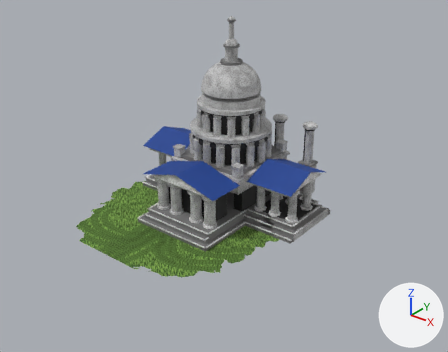
A saved change to the Blender file V2/graficos/modelos3d/base-hq.blend.
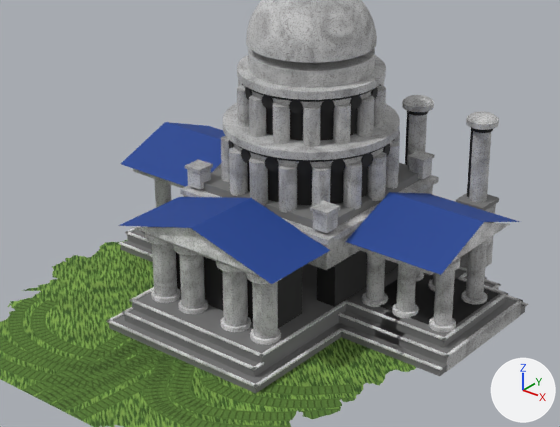
Old and new are each drawn whole from a 50 mm camera at (14.01, -17.96, 12.14) aimed at (0.44, -0.99, 1.62) and again close up on the part from 19% to 77% of the width and 20% to 76% of the height. The axes (+X, +Y, +Z) are drawn at lower right. The lights are the same throughout. The older version's two pictures come first.

The first close-up shows 'base-hq', 'pasto'.
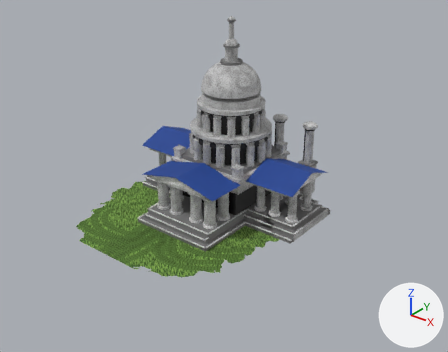
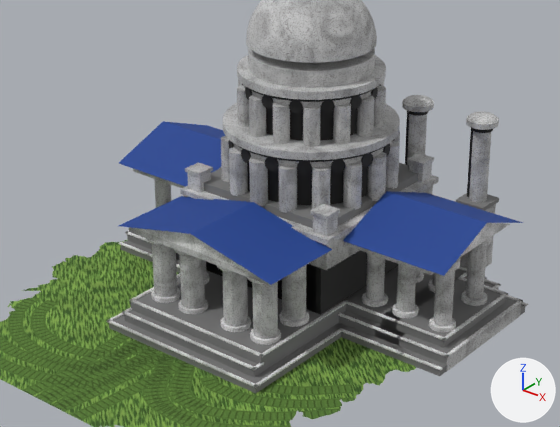
The change, as JSON lines over the scene's bpy script:
```json
{"block": "me_cube", "where": "# used by ob_base_hq; location = (0.0, 0.3, 0.07); scale = (6.04, 3.2, 0.14)"}
{"op": "remove", "block": "me_cube", "code": "me_cube.from_pydata(...)  # 6363 vertices, 4068 faces; spans x -0.6..0.6, y -1.2..0.6, z -0.5..53.4"}
{"op": "add", "block": "me_cube", "code": "me_cube.from_pydata(...)  # 6415 vertices, 4092 faces; spans x -0.6..0.6, y -1.2..0.6, z -0.5..53.4"}
{"block": "me_cube", "change": "me_cube part 1: a new loose piece, a 14-sided cylinder along z spanning x 0.151..0.236, y -0.785..-0.621, z 2.643..3.357, in mat_blanco"}
{"block": "me_cube", "change": "me_cube part 2: a new loose piece, a 14-sided cylinder along z spanning x 0.16..0.228, y -0.769..-0.637, z 3.429..11.357, in mat_piedra"}
{"block": "me_cube", "change": "me_cube part 3: the loose piece of 6 vertices spanning x -0.3..0.3, y -1.1..-0.6, z 13.0..16.4 is copied, and the copy is scaled about its middle by (1, 1.04, 0.8), then moved by (0.0, 0.0, -0.4); it spans x -0.3..0.3, y -1.1..-0.6, z 13.0..15.7"}
{"block": "me_cube", "change": "me_cube part 4: a new loose piece, a box spanning x -0.265..-0.215, y -0.594..-0.5, z 14.286..16.714, in mat_piedra"}
{"block": "me_cube", "change": "me_cube part 5: a new loose piece, a box spanning x 0.215..0.265, y -0.594..-0.5, z 14.286..16.714, in mat_piedra"}
{"block": "me_cube", "change": "me_cube part 6: the loose piece of 3 vertices spanning x -0.2..0.2, y -1.1, z 13.0..16.2 is rebuilt with 3 vertices and now spans x -0.3..0.3, y -1.1, z 13.0..15.5"}
{"block": "me_cube", "change": "me_cube part 7: 6 loose pieces with 48 vertices, spanning x -0.6..0.6, y -0.6..0.4, z 2.9..17.6, are deleted"}
{"block": "me_cube", "change": "me_cube part 8"}
{"block": "me_cube", "change": "69 vertices are removed from x -0.2..0.2, y -1.1..0.6, z 2.6..16.4"}
{"block": "me_cube", "change": "189 faces are deleted"}
{"block": "me_cube", "change": "16 vertices in x -0.3..0.3, y -0.6..0.4, z 14.7 move by (0.0, 0.0, 2.0)"}
{"block": "me_cube", "change": "29 vertices move within x -0.2..0.1, y -0.7..0.4, z 3.4..28.8"}
{"block": "me_cube", "change": "47 vertices are added at x -0.2..0.2, y -0.8..0.3, z 2.6..12.1"}
{"block": "me_cube", "change": "6 new vertices lie (0.0, 0.0, -0.8) away from vertices in x -0.3..0.3, y -1.1..-0.6, z 12.1..13.0"}
{"block": "me_cube", "change": "14 new vertices lie (0.0, 0.0, 0.8) away from vertices in x -0.2..0.2, y -0.8..-0.6, z 11.3"}
{"block": "me_cube", "change": "8 new vertices lie (0.4, 0.0, 0.0) away from vertices in x -0.2, y -0.6..0.3, z 2.8..12.1"}
{"block": "me_cube", "change": "73 new faces join them, mat_hueco (black #1c1c1c)"}
{"block": "me_cube", "change": "42 new faces join them, mat_blanco"}
{"block": "me_cube", "change": "76 new faces join them, mat_piedra"}
{"block": "me_cube", "change": "other edits to the shape of me_cube do not show in these pictures"}
```

Where the change shows, as pixel boxes [x1, y1, x2, y2] in the close-ups (560 x 427 px; the box of a moved part takes in the faces that stretch with it):
```json
{"part": 1, "of": "me_cube", "change": "added", "after": [279, 311, 309, 327]}
{"part": 2, "of": "me_cube", "change": "added", "after": [282, 265, 306, 321]}
{"part": 3, "of": "me_cube", "change": "added", "after": [119, 196, 332, 285], "on screen": "blue"}
{"part": 4, "of": "me_cube", "change": "added", "after": [187, 171, 211, 193]}
{"part": 5, "of": "me_cube", "change": "added", "after": [313, 214, 338, 236]}
{"part": 6, "of": "me_cube", "change": "rebuilt", "before": [132, 227, 259, 276], "after": [135, 228, 250, 272]}
{"part": 7, "of": "me_cube", "change": "deleted", "before": [185, 150, 499, 325]}
{"part": 8, "of": "me_cube", "change": "moved or reshaped", "before": [118, 87, 432, 328], "after": [129, 87, 434, 315]}
```
